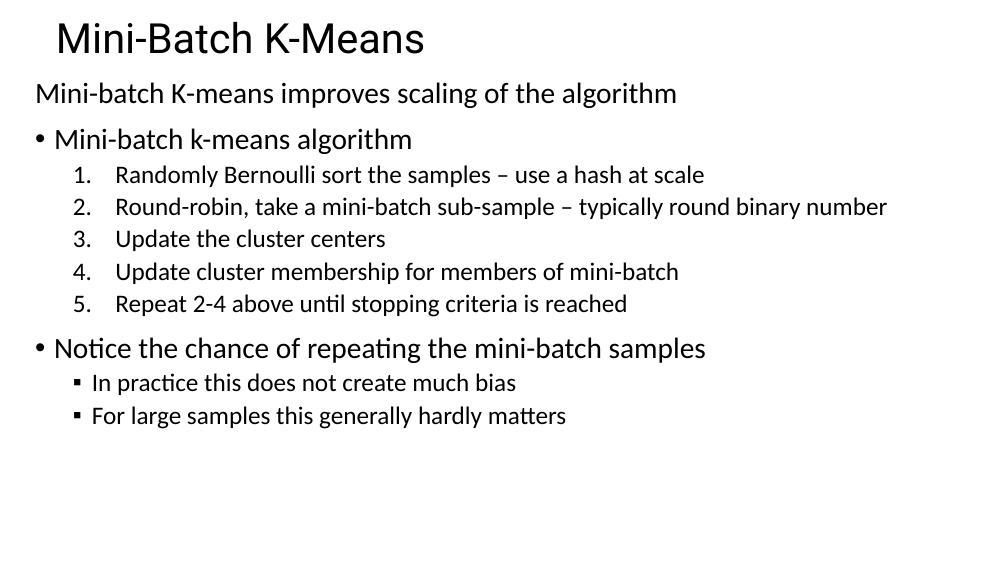
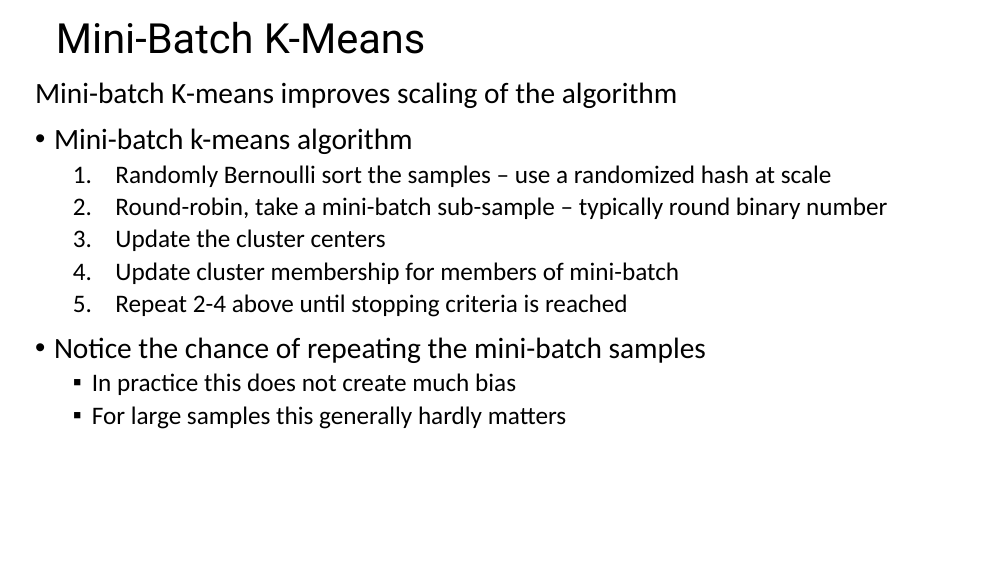
Before and after one commit to TimBohlemann/CSCI-E-108, a slide deck: slide 48 of slides/8_IntroductionToClustering_Part1.pptx. Drawn at 1008x567 pixels with LibreOffice and Linux fonts; fonts in the diff are those of the drawing. Boxes give left, top, right and bottom in pixels: in the first picture for what was removed or moved away, otherwise in the second. Text is boxed around its words. In the diff, an @@ line names an element or a change of style, - is before the commit and + after.

```diff
--- a/slides/8_IntroductionToClustering_Part1.pptx
+++ b/slides/8_IntroductionToClustering_Part1.pptx
@@ text at <box>115,165,832,187</box>: text changed @@
-  1. Randomly Bernoulli sort the samples – use a hash at scale
+  1. Randomly Bernoulli sort the samples – use a randomized hash at scale
```
Also in this commit, not shown: 4 other slides changed.
